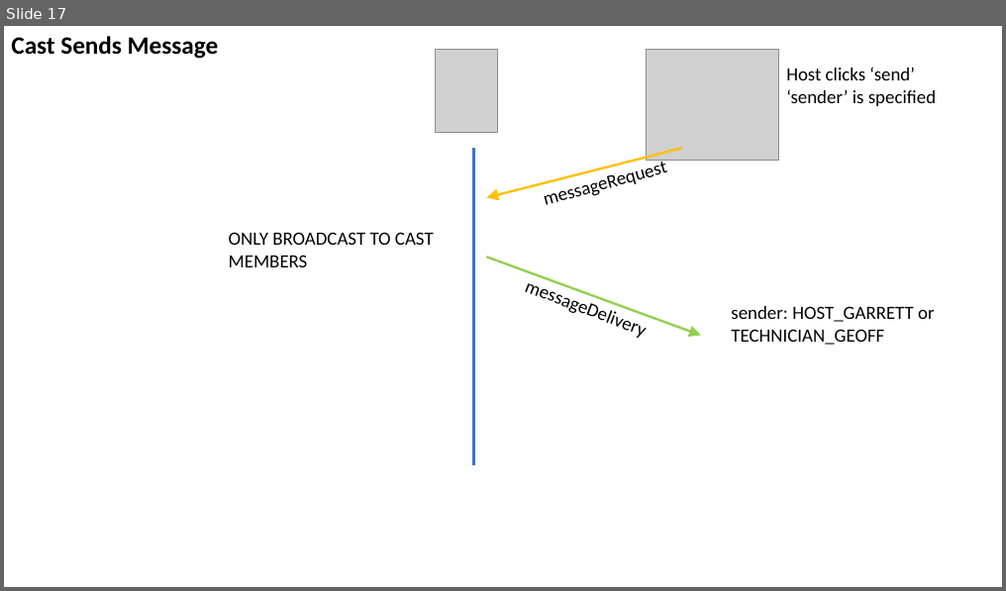
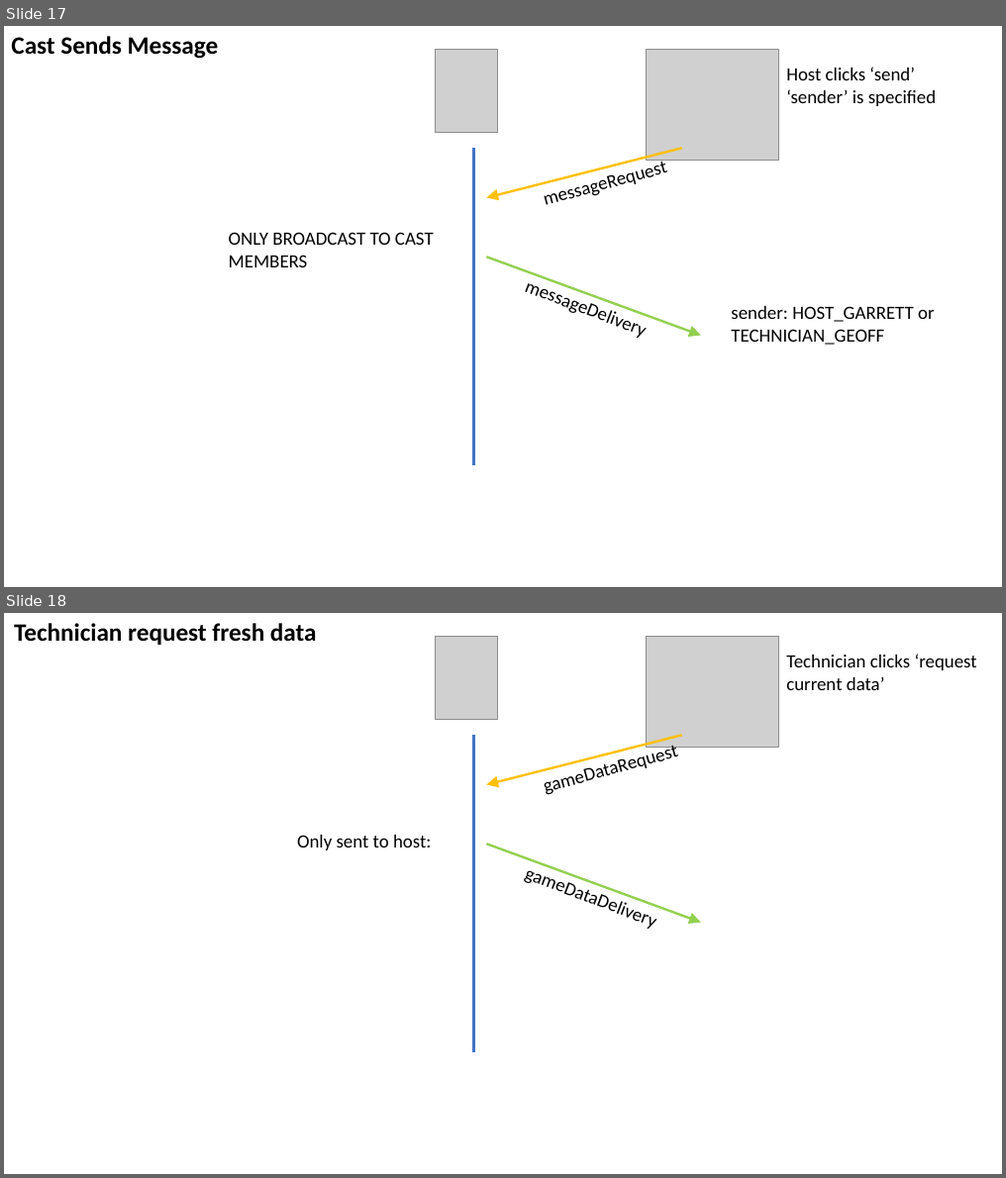
Before and after one commit to GeoffSpielman/Gameshow_Website, a slide deck: Not_Shared/Ideas.pptx. Shown one above the other, each under a label of ours: slide 17 before the commit, slides 17 and 18 after it. The pictures are 1006x591 and 1006x1178 pixels, drawn with LibreOffice and Linux fonts; fonts in the diff are those of the drawing; grey boxes stand for pictures. Boxes give left, top, right and bottom in pixels: in the first picture for what was removed or moved away, otherwise in the second. Text is boxed around its words. In the diff, an @@ line names an element or a change of style, - is before the commit and + after.

Commit message:
technician window done (including console log)

```diff
--- a/Not_Shared/Ideas.pptx
+++ b/Not_Shared/Ideas.pptx
@@ slide 18 added at [4, 613, 1002, 1174], background #FFFFFF @@
@@ text added at [14, 623, 317, 645], 24 pt, text #000000, bold @@
+Technician request fresh data
@@ picture added at [436, 636, 497, 720] @@
@@ picture added at [646, 636, 779, 747] @@
@@ text added at [786, 654, 977, 690], 18 pt, text #000000 @@
+Technician clicks ‘request current data’
@@ line added from (474, 735) to (474, 1053), #4472C4 2.25 pt @@
@@ arrow added from (682, 735) to (487, 785), #FFC000 2.25 pt @@
@@ text added at [532, 732, 694, 803], 18 pt, text #000000 @@
+gameDataRequest
@@ text added at [297, 835, 431, 851], 18 pt, text #000000 @@
+Only sent to host:
@@ arrow added from (487, 845) to (701, 922), #92D050 2.25 pt @@
@@ text added at [514, 856, 690, 946], 18 pt, text #000000 @@
+gameDataDelivery
```
Also in this commit, not shown: 1 slide changed, 1 other slide added, 6 other files.
